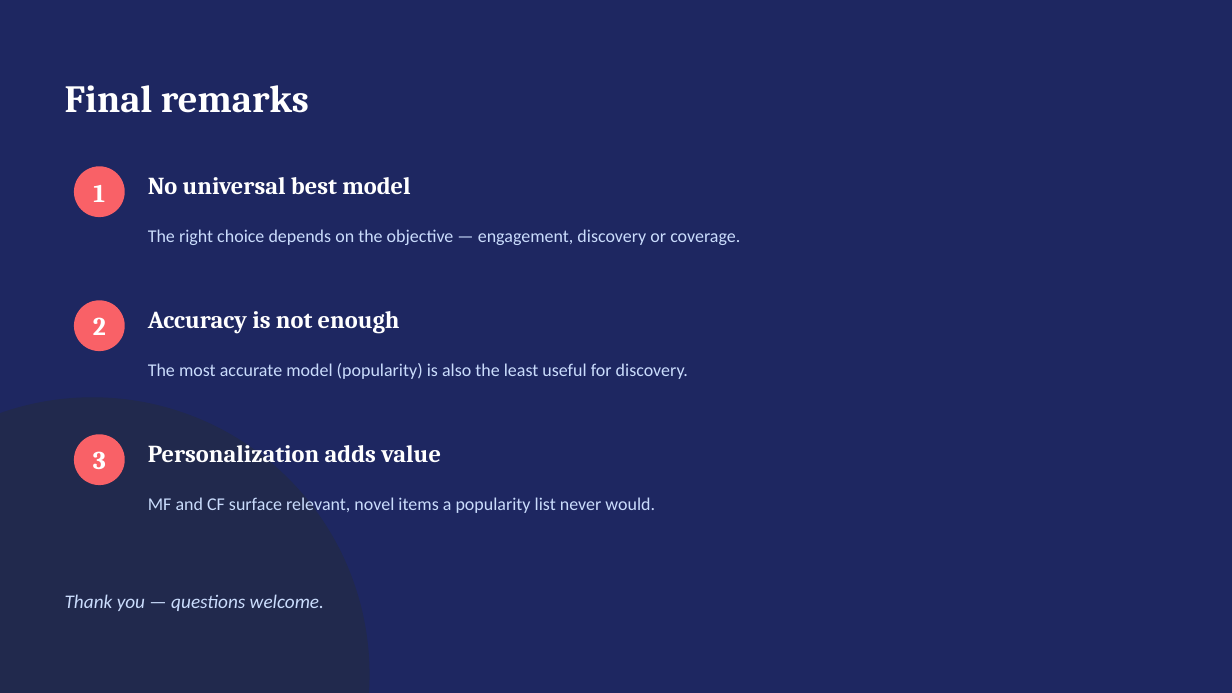
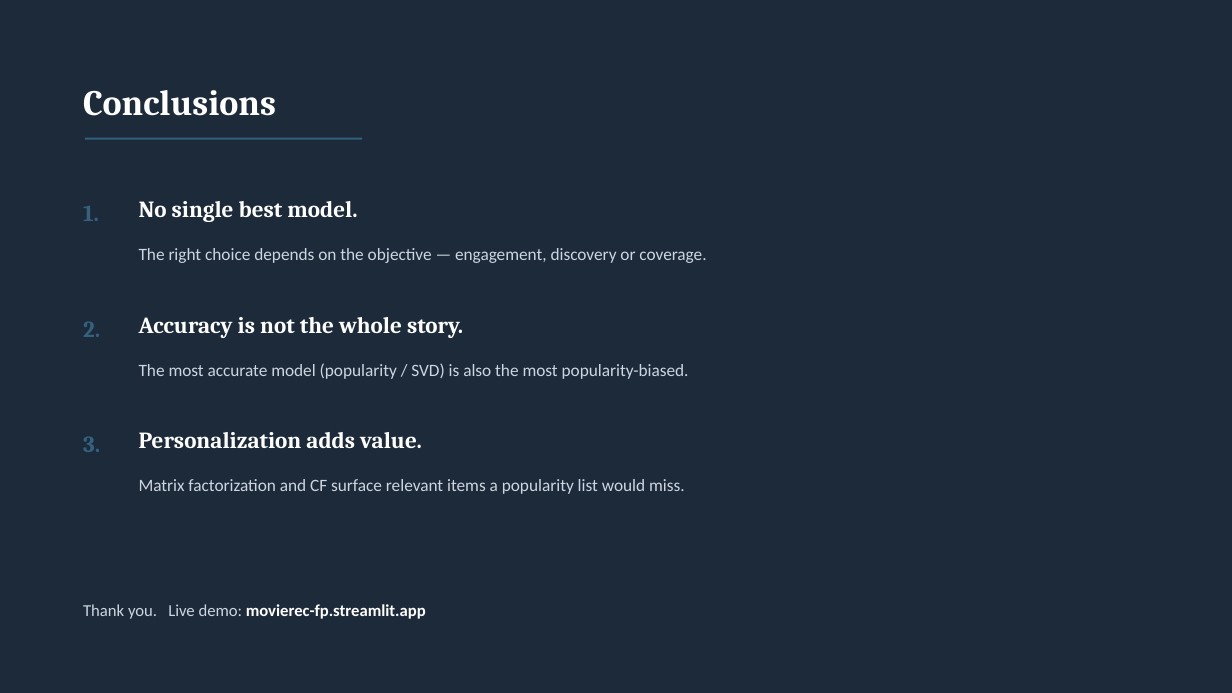
Before and after one commit to francescopolimeni05-cmd/MovieRec, a slide deck: slide 13 of Recommender_Systems_Project.pptx. Drawn at 1232x693 pixels with LibreOffice and Linux fonts; fonts in the diff are those of the drawing. Boxes give left, top, right and bottom in pixels: in the first picture for what was removed or moved away, otherwise in the second. Text is boxed around its words. In the diff, an @@ line names an element or a change of style, - is before the commit and + after.

Commit message:
Final submission: README with live demo, restyled slides + PDF

```diff
--- a/Recommender_Systems_Project.pptx
+++ b/Recommender_Systems_Project.pptx
@@ background #1E2761 to #1C2A3A @@
@@ text removed at [65, 85, 309, 113] @@
-Final remarks
@@ text added at [83, 90, 276, 116], 28 pt, text #FFFFFF, bold @@
+Conclusions
@@ line added from (85, 139) to (362, 139), #33617E 1.5 pt @@
@@ ellipse removed at [74, 166, 125, 217] @@
@@ text at [83, 206, 99, 221]: text changed; size 20 to 18 pt; text colour #FFFFFF to #33617E @@
-1
+1.
@@ text at [139, 201, 357, 222]: text changed; size 19 to 18 pt @@
-No universal best model
+No single best model.
@@ text "The right choice depends on ...": place and size @@
-text "The right choice depends on ..." at [148, 229, 740, 245]
+text "The right choice depends on ..." at [139, 248, 706, 263]
@@ text "The right choice depends on ..." at [139, 248, 706, 263]: size 14 to 13.5 pt, text colour #CADCFC to #CDD6E0 @@
@@ ellipse removed at [74, 300, 125, 351] @@
@@ text at [83, 321, 100, 337]: text changed; size 20 to 18 pt; text colour #FFFFFF to #33617E @@
-2
+2.
@@ text at [139, 317, 463, 338]: text changed; size 19 to 18 pt @@
-Accuracy is not enough
+Accuracy is not the whole story.
@@ text at [139, 363, 689, 379]: text changed; size 14 to 13.5 pt; text colour #CADCFC to #CDD6E0 @@
-The most accurate model (popularity) is also the least useful for discovery.
+The most accurate model (popularity / SVD) is also the most popularity-biased.
@@ ellipse removed at [0, 397, 370, 693] @@
@@ ellipse removed at [74, 434, 125, 485] @@
@@ text at [83, 436, 100, 452]: text changed; size 20 to 18 pt; text colour #FFFFFF to #33617E @@
-3
+3.
@@ text at [139, 432, 422, 448]: text changed; size 19 to 18 pt @@
-Personalization adds value
+Personalization adds value.
@@ text at [139, 479, 685, 494]: text changed; size 14 to 13.5 pt; text colour #CADCFC to #CDD6E0 @@
-MF and CF surface relevant, novel items a popularity list never would.
+Matrix factorization and CF surface relevant items a popularity list would miss.
@@ text at [83, 604, 426, 619]: text changed; size 15 to 13 pt; text colour #CADCFC to #FFFFFF; bold on; italic off @@
-Thank you — questions welcome.
+Thank you. Live demo: movierec-fp.streamlit.app
```
Also in this commit, not shown: 12 other slides changed, 11 other files.
